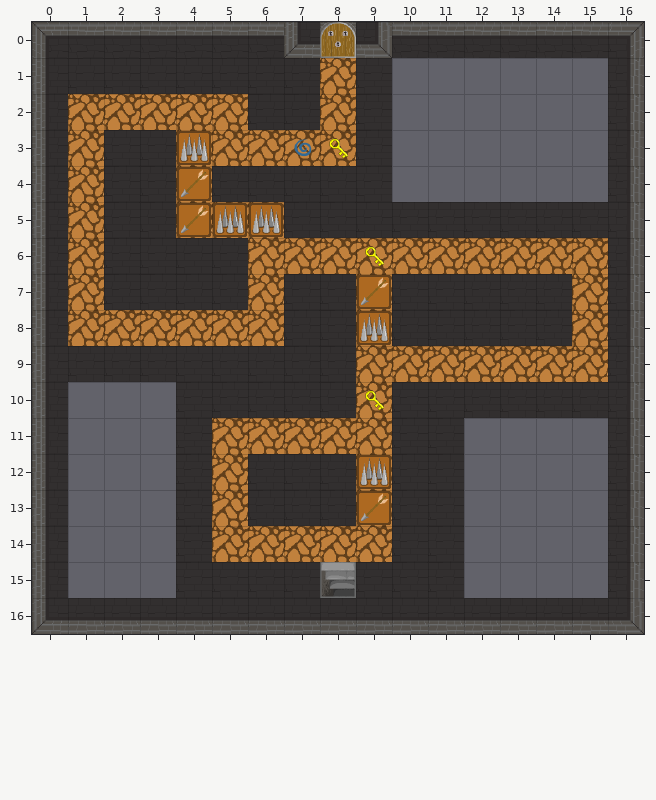
Two states of a Tiled map, android/assets/map10.tmx. The first picture shows the starting point.
Cells are 64x64 px. Shown: x 0..16, y 0..16.
After:
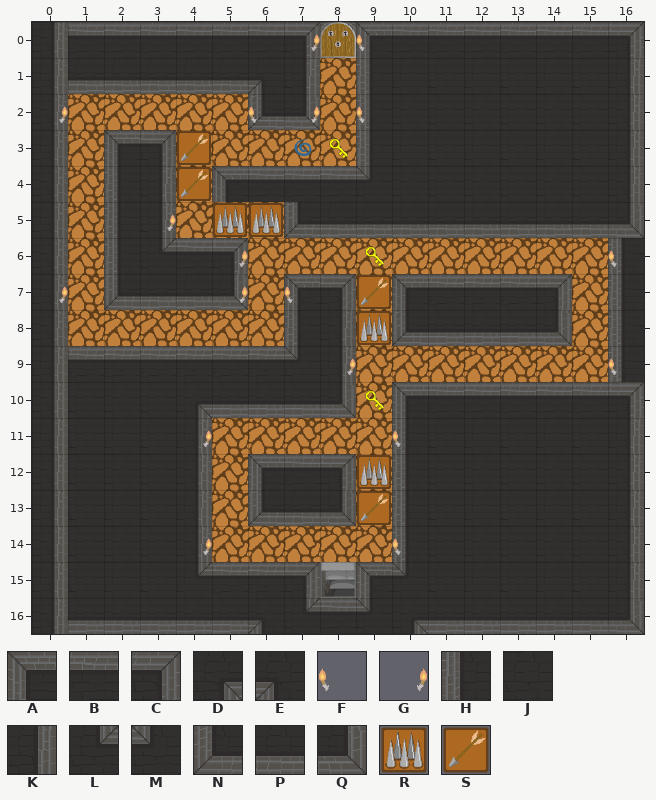
Key: from "Dungeon-tileset": A 0, B 1, C 2, D 3, E 4, F 5, G 5 flipped left-right, H 8, J 9, K 10, L 11, M 12, N 16, P 17, Q 18, R 25, S 26.
_ is an empty cell, . an unchanged one.
Diff:
--- layer "Walls"
@@ x 0..16 @@
- 0 A......N.Q.......
- 1 HJJJJJJJ.J______.
- 2 H.....JJ.J______.
- 3 H.JJ.....J______.
- 4 H.JJ.JJJJJ______.
- 5 H.JJ...JJJJJJJJJK
- 6 H.JJJJ..........K
- 7 H.JJJJ.JJ.JJJJJ.K
- 8 H......JJ.JJJJJ.K
- 9 HJJJJJJJJ.......K
-10 H___JJJJJ.JJJJJJK
-11 H___J.....J.____.
-12 H___J.JJJ.J.____.
-13 H___J.JJJ.J.____.
-14 H___J.....J.____.
-15 H___JJJJ.JJ.____.
-16 N.....PPPPP......
+ 0 K......C.A.......
+ 1 KPPPPPEK.HJJJJJJ.
+ 2 K.....NQ.HJJJJJJ.
+ 3 K.AC.....HJJJJJJ.
+ 4 K.HK.ABBBMJJJJJJ.
+ 5 K.HK...NPPPPPPPPQ
+ 6 K.HLBC..........H
+ 7 K.NPPQ.AC.ABBBC.H
+ 8 K......HK.NPPPQ.H
+ 9 KBBBBBBMK.......H
+10 KJJJDPPPQ.ABBBBBC
+11 KJJJK.....H.JJJJ.
+12 KJJJK.ABC.H.JJJJ.
+13 KJJJK.NPQ.H.JJJJ.
+14 KJJJK.....H.JJJJ.
+15 KJJJLBBC.AM.JJJJ.
+16 K.....ELBMD......
--- layer "SquatTrap"
@@ x 4..4 @@
- 3 _
+ 3 S
@@ x 4..4 @@
- 5 S
+ 5 _
--- layer "JumpTrap"
@@ x 4..4 @@
- 3 R
+ 3 _
--- layer "VisualObjects"
@@ x 7..9 @@
- 0 _._
+ 0 G.F
@@ x 0..9 @@
- 2 _.....__._
+ 2 G.....FG.F
@@ x 0..16 @@
- 5 ..._.............
- 6 ....._.........._
- 7 _...._._.........
+ 5 ...G.............
+ 6 .....G..........F
+ 7 G....G.F.........
@@ x 8..16 @@
- 9 _......._
+ 9 G.......F
@@ x 4..10 @@
-11 _....._
+11 G.....F
@@ x 4..10 @@
-14 _....._
+14 G.....F
Where, in picture pixels (left, top, right, bottom), the same in both pictures:
changed: (32, 22, 644, 634)
